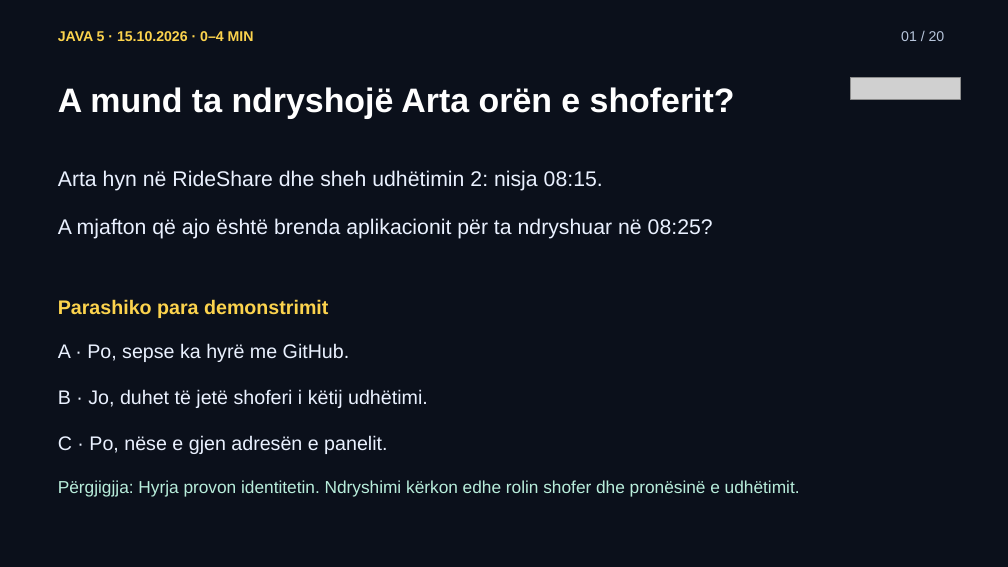
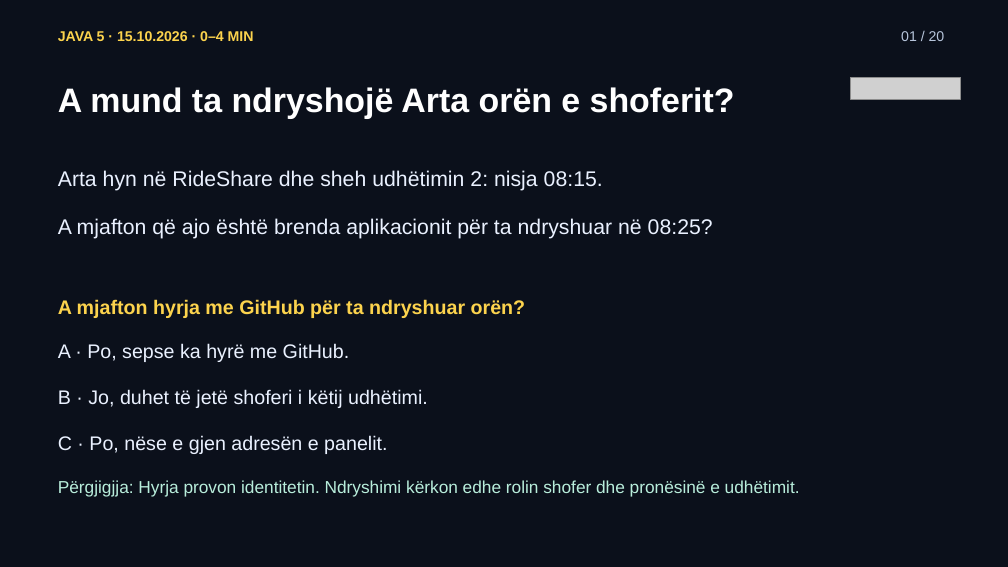
Before and after one commit to arbenl/arbenl.github.io, a slide deck: slide 1 of lendet/2026-2027/mobile/lectures/ligjerata-05-hyrja-lejet-rideshare-2026.pptx. Drawn at 1008x567 pixels with LibreOffice and Linux fonts; fonts in the diff are those of the drawing; grey boxes stand for pictures. Boxes give left, top, right and bottom in pixels: in the first picture for what was removed or moved away, otherwise in the second. Text is boxed around its words. In the diff, an @@ line names an element or a change of style, - is before the commit and + after.

```diff
--- a/lendet/2026-2027/mobile/lectures/ligjerata-05-hyrja-lejet-rideshare-2026.pptx
+++ b/lendet/2026-2027/mobile/lectures/ligjerata-05-hyrja-lejet-rideshare-2026.pptx
@@ text at <box>58,299,526,318</box>: text changed @@
-Parashiko para demonstrimit
+A mjafton hyrja me GitHub për ta ndryshuar orën?
```
Also in this commit, not shown: 18 other files.
